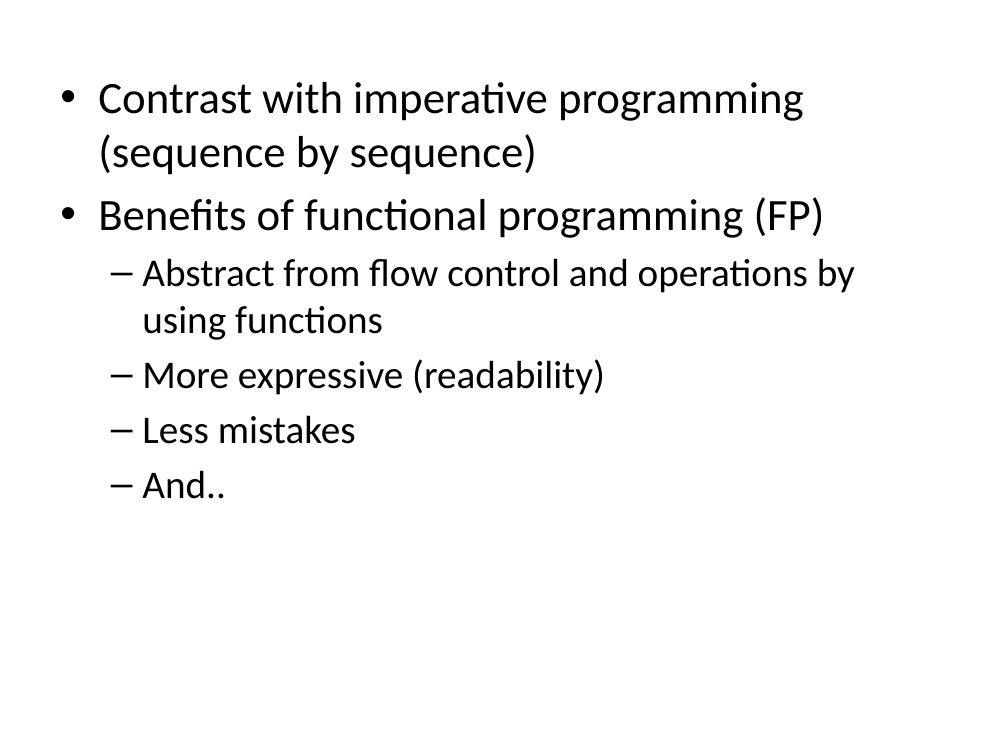
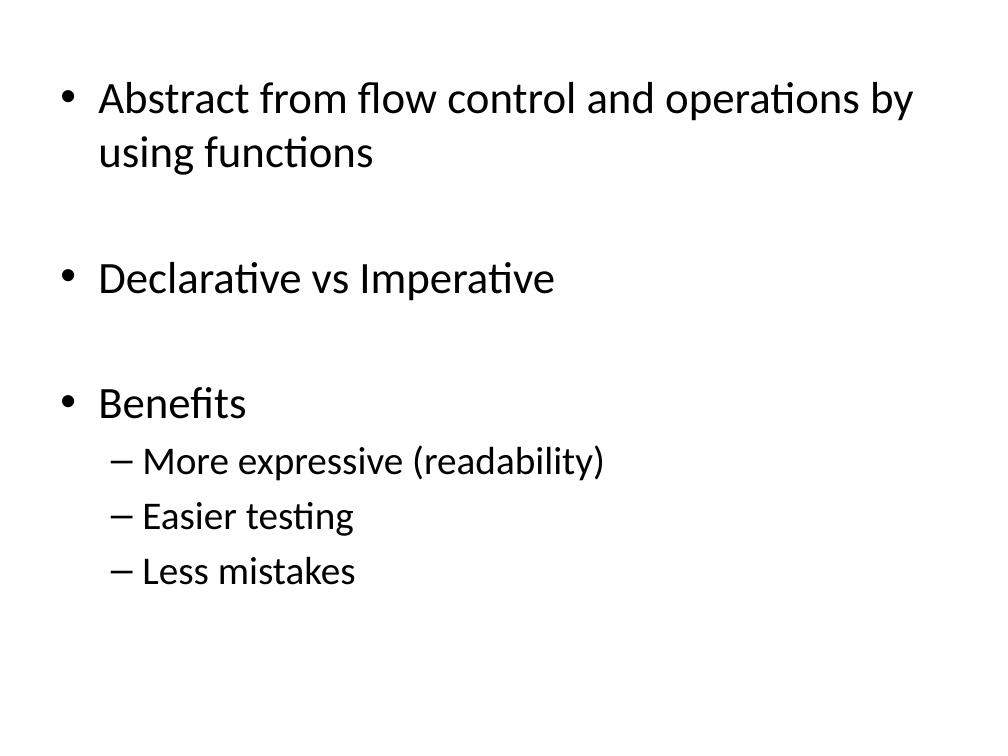
Before and after one commit to 636111/refactoring-workshop, a slide deck: slide 3 of documents/Workshop.pptx. Drawn at 1008x756 pixels with LibreOffice and Linux fonts; fonts in the diff are those of the drawing. Boxes give left, top, right and bottom in pixels: in the first picture for what was removed or moved away, otherwise in the second. Text is boxed around its words. In the diff, an @@ line names an element or a change of style, - is before the commit and + after.

```diff
--- a/documents/Workshop.pptx
+++ b/documents/Workshop.pptx
@@ text at box(98, 82, 825, 238): paragraphs removed @@
-• Contrast with imperative programming (sequence by sequence)
-• Benefits of functional programming (FP)
@@ text at box(98, 82, 914, 175): size 28 to 32 pt in "Abstract from flow control and operations by ..."; bullet – to •; list level 2 to 1 in "Abstract from flow control and ..." @@
@@ text at box(98, 262, 555, 419): paragraphs added @@
+• Declarative vs Imperative
+• Benefits
@@ text at box(142, 470, 226, 499): paragraph removed @@
-  – And..
@@ text at box(142, 502, 354, 536): paragraph added @@
+  – Easier testing
```
Also in this commit, not shown: 3 other slides changed, 2 slides added.
